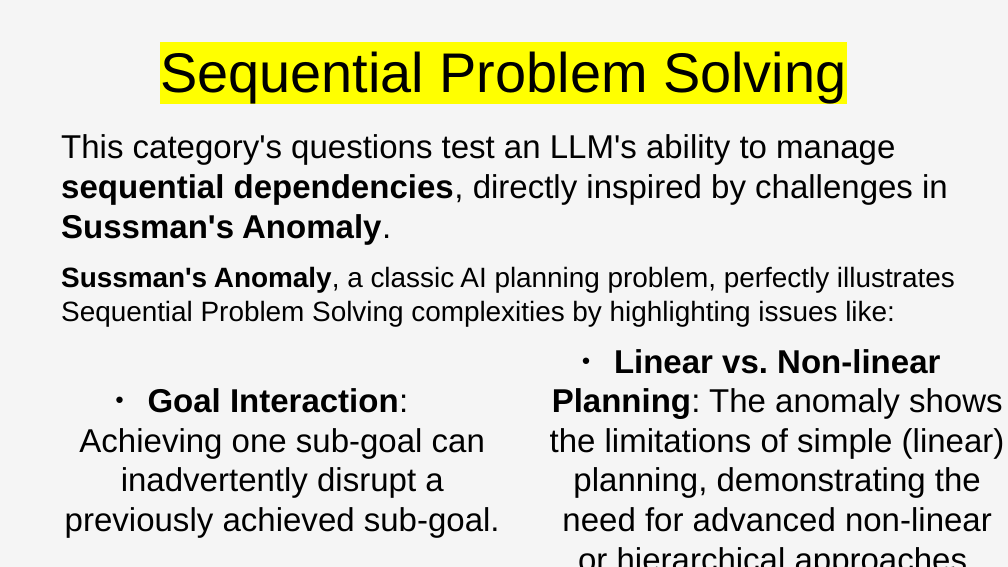
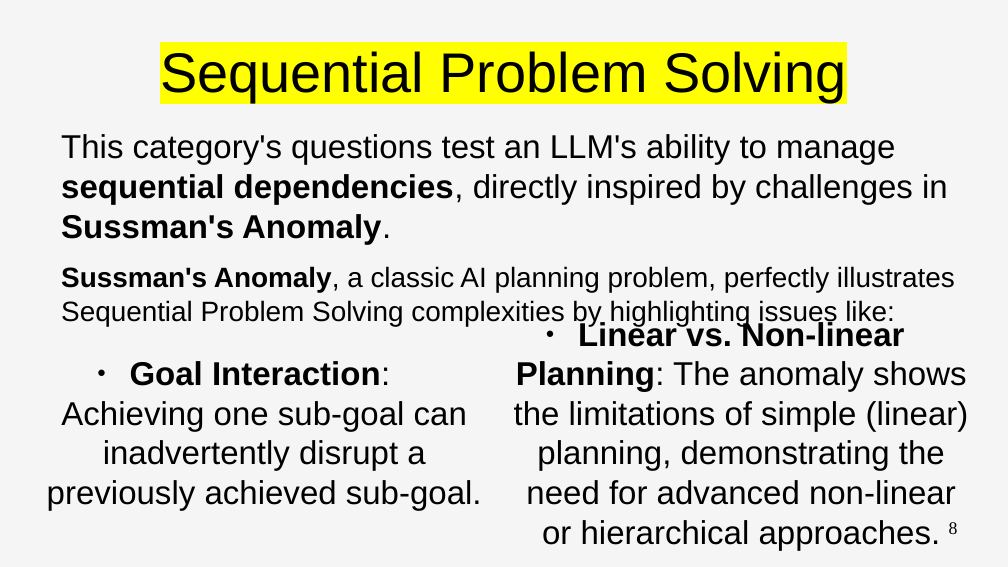
Before and after one commit to PieBerto/Stress-testing-chatbots, a slide deck: slide 8 of Slideshow/final_presentation_v.2.odp (slide 7 before the commit). Drawn at 1008x567 pixels with LibreOffice and Linux fonts; fonts in the diff are those of the drawing. Boxes give left, top, right and bottom in pixels: in the first picture for what was removed or moved away, otherwise in the second. Text is boxed around its words. In the diff, an @@ line names an element or a change of style, - is before the commit and + after.

```diff
--- a/Slideshow/final_presentation_v.2.odp
+++ b/Slideshow/final_presentation_v.2.odp
@@ text "Goal Interaction: Achieving one sub-goal ...": place and size @@
-text "Goal Interaction: Achieving one sub-goal ..." at box(65, 388, 500, 538)
+text "Goal Interaction: Achieving one sub-goal ..." at box(47, 361, 482, 511)
@@ text "Linear vs. Non-linear Planning: The ..." rewrapped from box(550, 349, 1005, 532) to box(514, 319, 969, 550) @@
@@ page number added at box(949, 522, 958, 534), 14 pt, text #000000 @@
+8
```
Also in this commit, not shown: 13 other slides changed, 3 slides added.
